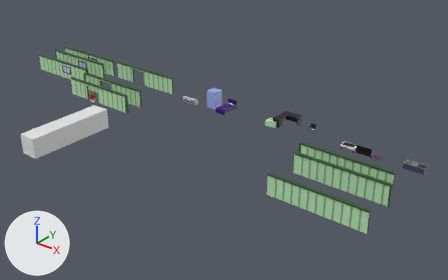
A saved change to the Blender file Props_House.blend.
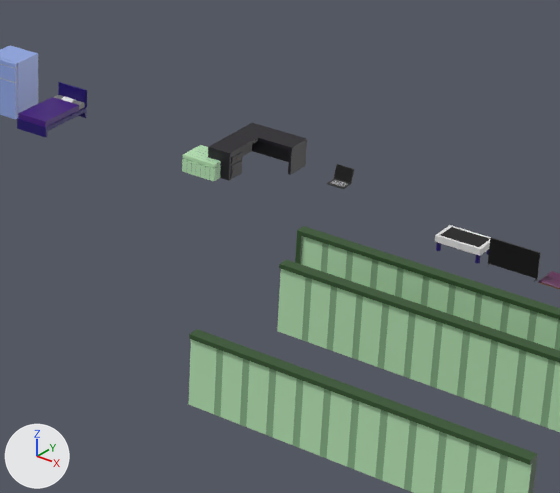
The first picture shows the older version from a camera (50 mm lens) standing at (31.3, -48.3, 26.3) and looking at (-3.3, -4.9, -0.5). The close-ups show both versions on the part from 47% to 84% of the width and 27% to 79% of the height of that picture; other places that the commit changed are outside them. Lighting does not change. The marker at lower left points along +X, +Y and +Z.

The older version as bpy lines, for what is in view:
```python
me_cube_003 = bpy.data.meshes.new('Cube.003')
me_cube_003.from_pydata(...)  # 66 vertices, 37 faces; spans x -4.51..4.51, y 0.0..2.0, z -0.13..0.2
# faces by material slot: [13, 11, 13]
me_cube_003.materials.append(mat_material_003)  # green #bae7b7
me_cube_003.materials.append(mat_material_006)  # green #87b287
me_cube_003.materials.append(mat_material_007)  # dark green #32552d
me_cube_024 = bpy.data.meshes.new('Cube.024')
me_cube_024.from_pydata(...)  # 93 vertices, 80 faces; spans x -0.84..1.16, y -2.24..0.15, z -0.9..0.0
# faces by material slot: [36, 44]
me_cube_024.materials.append(mat_carrelageline)  # brown #47250a
me_cube_024.materials.append(mat_foot)  # black #19151f
me_cube_025 = bpy.data.meshes.new('Cube.025')
me_cube_025.from_pydata(...)  # 504 vertices, 488 faces; spans x -0.588..0.588, y -0.001..0.556, z -0.478..0.478
# faces by material slot: [366, 122]
me_cube_025.materials.append(mat_material_003)  # green #bae7b7
me_cube_025.materials.append(mat_material)  # dark blue #364768
ob_cube_006 = bpy.data.objects.new('Cube.006', me_cube_025)
ob_cube_006.location = (-0.96, 0.0, 0.0)
ob_cube_006.rotation_euler = (1.571, 0.0, 0.0)  # degrees (90, 0, 0)
ob_cube_008 = bpy.data.objects.new('Cube.008', me_cube_024)
ob_cube_008.location = (0.0, 0.0, 0.0)
ob_cube_008.rotation_euler = (3.142, 0.0, 0.0)  # degrees (180, 0, 0)
ob_right_wall = bpy.data.objects.new('Right_Wall', me_cube_003)
ob_right_wall.location = (10.72, -7.03, 0.0)
ob_right_wall.rotation_euler = (1.571, 0.0, 0.0)  # degrees (90, 0, 0)
# also in view: 'Cube.002' at (11.1, -11.6, 1.0); 'Left_Wall' at (10.0, -5.1, 1.0); 'Cube' at (-8.6, 0.0, 1.0); 'TV' at (9.5, -0.5, 0.5); 'Bed' at (-7.0, 0.0, 0.5)
```
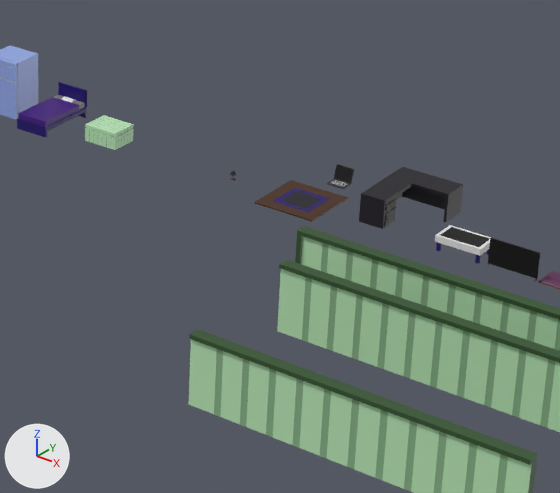
The change, as a diff of the scene's bpy script:
```diff
--- a/Props_House.blend.py
+++ b/Props_House.blend.py
@@ me_cube_006 @@
+me_cube_006.from_pydata([(-1.0, 0.0, 1.0), (-1.0, 0.04, 1.0), (-1.0, 0.0, -1.0), (-1.0, 0.04, -1.0), (1.0, 0.0, 1.0), (1.0, 0.04, 1.0), (1.0, 0.0, -1.0), (1.0, 0.04, -1.0), (-0.61, 0.04, 0.61), (-0.61, 0.04, -0.61), (0.61, 0.04, -0.61), (0.61, 0.04, 0.61), (-0.42, 0.04, 0.42), (-0.42, 0.04, -0.42), (0.42, 0.04, -0.42), (0.42, 0.04, 0.42)], [], [(0, 1, 3, 2), (2, 3, 7, 6), (6, 7, 5, 4), (4, 5, 1, 0), (2, 6, 4, 0), (3, 1, 8, 9), (8, 11, 15, 12), (1, 5, 11, 8), (7, 3, 9, 10), (5, 7, 10, 11), (14, 13, 12, 15), (10, 9, 13, 14), (11, 10, 14, 15), (9, 8, 12, 13)])
+for i in [6, 11, 12, 13]: me_cube_006.polygons[i].material_index = 1
+for i in [10]: me_cube_006.polygons[i].material_index = 2
+me_cube_006.materials.append(mat_carrelageline)  # brown #47250a
+me_cube_006.materials.append(mat_circles_plates)  # dark purple #1b006b
+me_cube_006.materials.append(mat_foot)  # black #19151f
@@ ob_cube_008 @@
 ob_cube_008 = bpy.data.objects.new('Cube.008', me_cube_024)
-ob_cube_008.location = (0.0, 0.0, 0.0)
+ob_cube_008.location = (5.32, 0.0, 0.0)
 ob_cube_008.rotation_euler = (3.142, 0.0, 0.0)  # degrees (180, 0, 0)
@@ ob_cube_006 @@
 ob_cube_006 = bpy.data.objects.new('Cube.006', me_cube_025)
-ob_cube_006.location = (-0.96, 0.0, 0.0)
+ob_cube_006.location = (-4.69, 0.0, 0.0)
 ob_cube_006.rotation_euler = (1.571, 0.0, 0.0)  # degrees (90, 0, 0)
@@ ob_tatami @@
+ob_tatami = bpy.data.objects.new('Tatami', me_cube_006)
+ob_tatami.location = (2.42, 0.0, 0.0)
+ob_tatami.rotation_euler = (1.571, 0.0, 0.0)  # degrees (90, 0, 0)
```

Changed parts and their boxes (x1, y1, x2, y2) in the close-ups (560 x 493 px):
'Cube.008', moved: before (208, 123, 307, 181); after (359, 167, 463, 229)
'Cube.006', moved: before (182, 145, 221, 181); after (85, 115, 134, 150)
'Tatami', added: after (254, 180, 348, 222)
    faces in mat_carrelageline (brown #47250a): (254, 180, 348, 222)
    faces in mat_circles_plates (dark purple #1b006b): (274, 188, 330, 212)
    faces in mat_foot (black #19151f): (282, 192, 320, 208)
